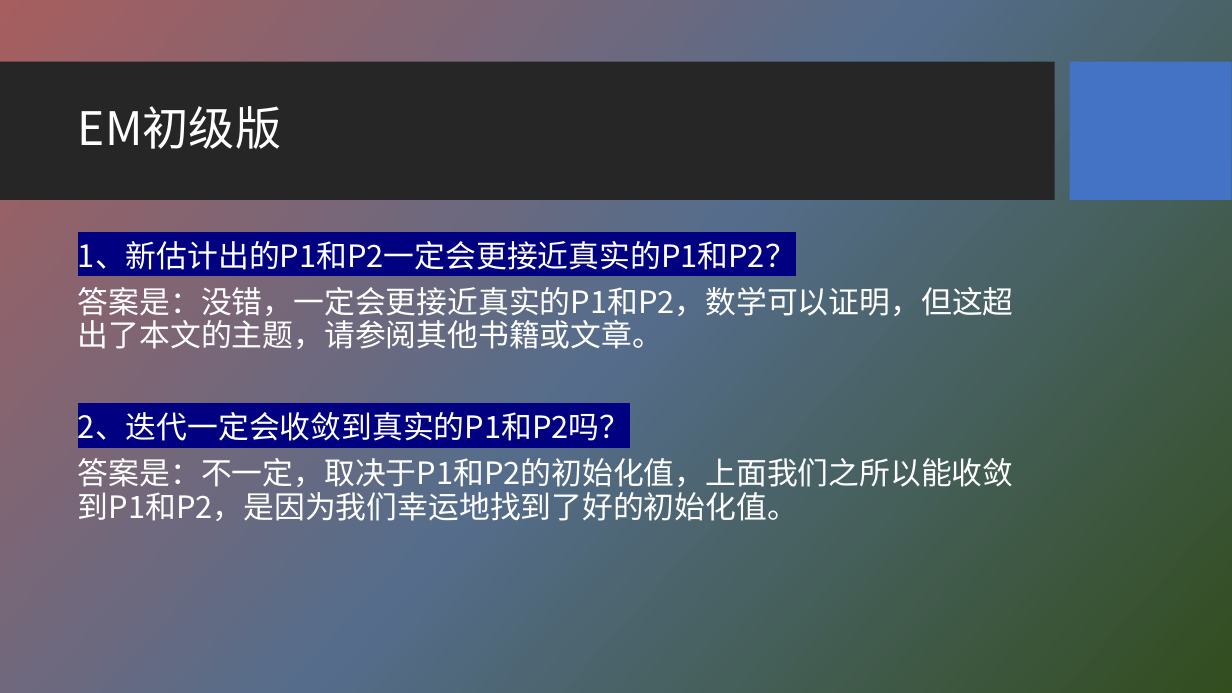
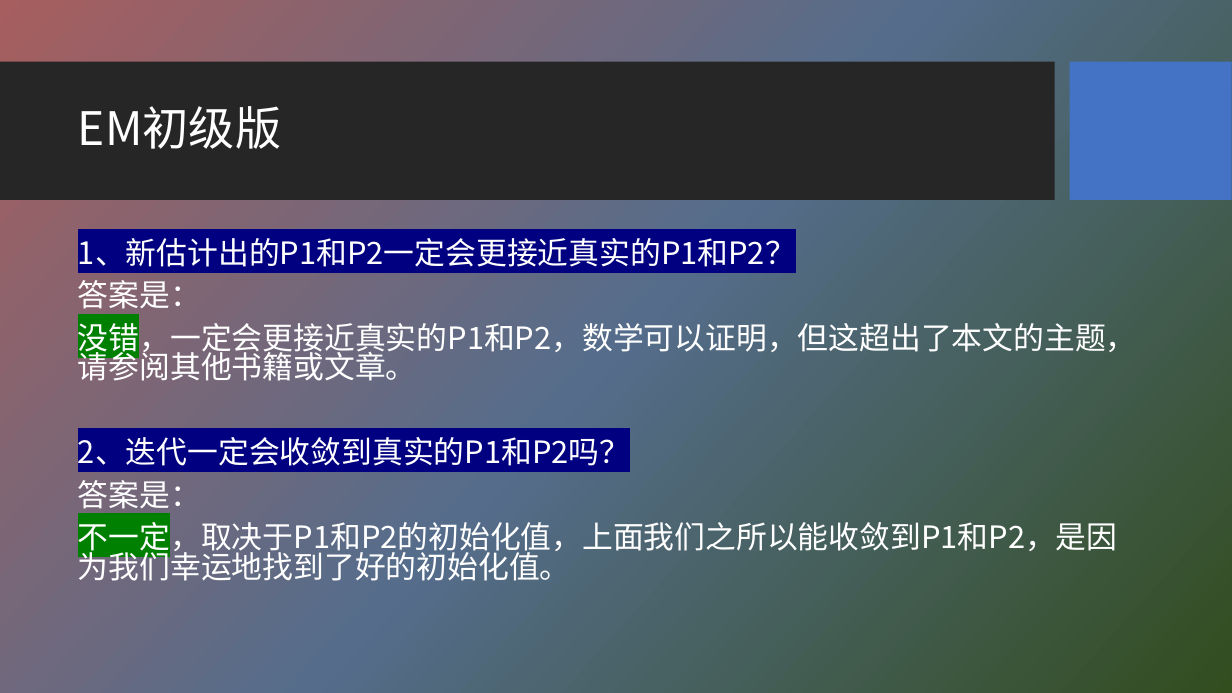
Before and after one commit to HBU/NLP_PPT, a slide deck: slide 29 of PPT-2020/ch04 隐马尔科夫模型.pptx. Drawn at 1232x693 pixels with LibreOffice and Linux fonts; fonts in the diff are those of the drawing; background and template pictures are left out. Boxes give left, top, right and bottom in pixels: in the first picture for what was removed or moved away, otherwise in the second. Text is boxed around its words. In the diff, an @@ line names an element or a change of style, - is before the commit and + after.

```diff
--- a/PPT-2020/ch04 隐马尔科夫模型.pptx
+++ b/PPT-2020/ch04 隐马尔科夫模型.pptx
@@ text at <box>78,238,796,466</box>: line spacing 0.9 to 0.8 @@
@@ text at <box>78,280,1137,381</box>: text changed @@
-答案是：没错，一定会更接近真实的P1和P2，数学可以证明，但这超出了本文的主题，请参阅其他书籍或文章。
+答案是：
+没错，一定会更接近真实的P1和P2，数学可以证明，但这超出了本文的主题，请参阅其他书籍或文章。
@@ text at <box>78,480,1118,581</box>: text changed @@
-答案是：不一定，取决于P1和P2的初始化值，上面我们之所以能收敛到P1和P2，是因为我们幸运地找到了好的初始化值。
+答案是：
+不一定，取决于P1和P2的初始化值，上面我们之所以能收敛到P1和P2，是因为我们幸运地找到了好的初始化值。
```
Also in this commit, not shown: 19 other slides changed.
